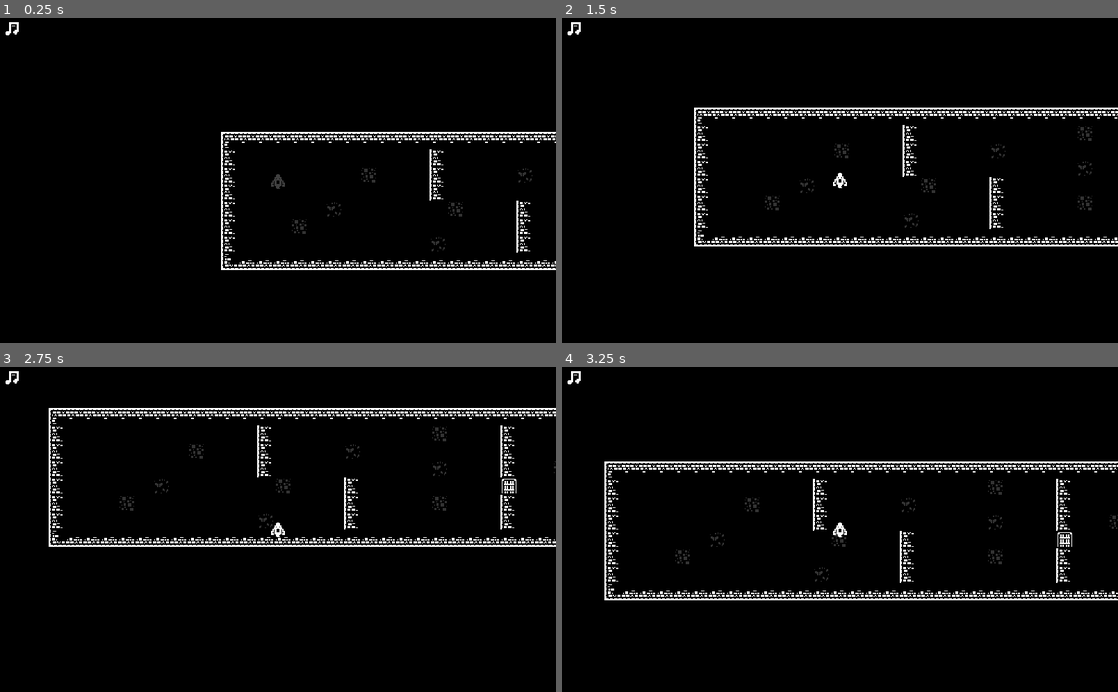
Above: before the commit, frames 1-4 (two rows, left to right).
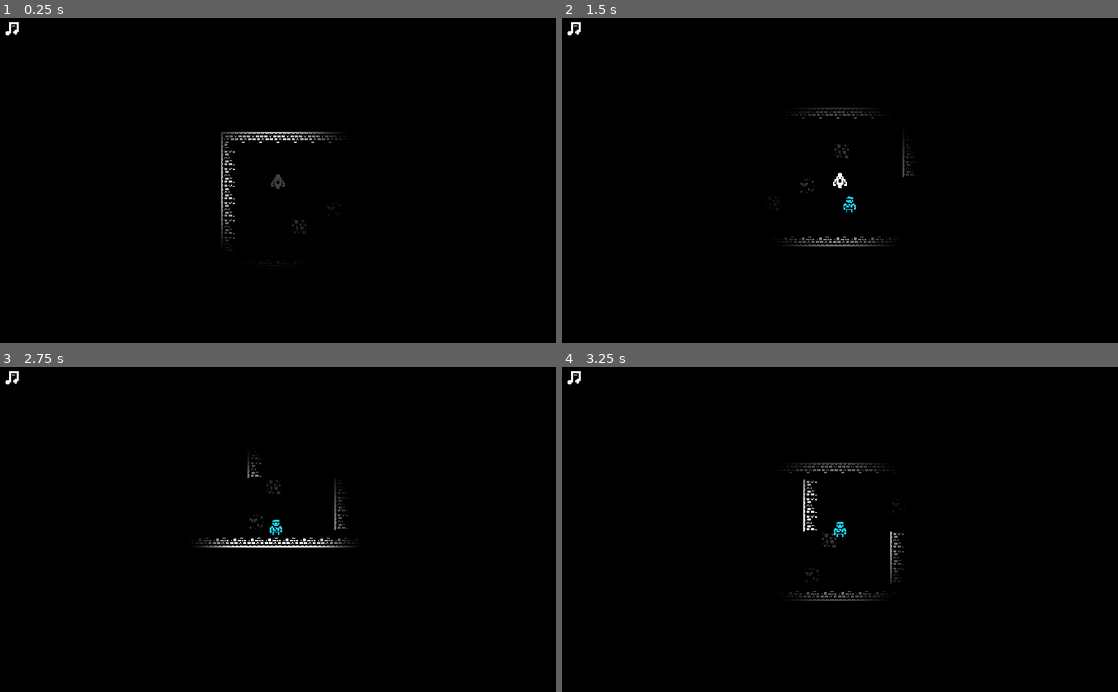
Above: after the commit, the same moments.

Repository: skarnl/miziziz-game-jam-2020
Game: Godot game, scene res://game/game.tscn
Same seed, same stepped clock (60 frames per second), same inputs: the game is played once before the commit and once after it. Sound files missing from this copy of the repository are replaced by a short silence.
Inputs:
- Up to frame 1 (0.25 s): no input
- Up to frame 2 (1.5 s): tap Enter at 0.5 s; hold Right (ui_right) 0.53-1.28 s; hold E (possess) 0.53-1.28 s; hold Down (ui_down) from 1.28 s (still down); tap Space (attack) at 1.35 s
- Up to frame 3 (2.75 s): tap E (possess) at 1.55 s; release Down (ui_down) at 2.03 s; hold Right (ui_right) from 2.03 s (still down); hold E (possess) from 2.03 s (still down)
- Up to frame 4 (3.25 s): release Right (ui_right) at 2.78 s; release E (possess) at 2.78 s; hold Up (ui_up) from 2.78 s (still down); tap E (possess) at 2.85 s

The runs differ from the first frame. In frame 1, 2.4% of the frame differs, in the area x 39-100%, y 35-78%; in frame 2, 3.0%; in frame 3, 4.2%; in frame 4, 4.5%, in the area x 7-100%, y 29-73%.

Commit message:
Add lighting

Diff:
--- /dev/null
+++ b/entities/world/blood_light.tscn
@@ -0,0 +1,8 @@
+[gd_scene load_steps=2 format=2]
+
+[ext_resource path="res://entities/world/light.tscn" type="PackedScene" id=1]
+
+[node name="Light" instance=ExtResource( 1 )]
+scale = Vector2( 0.177711, 0.177711 )
+color = Color( 0.964706, 0.0196078, 0.0196078, 1 )
+energy = 1.5
--- /dev/null
+++ b/entities/world/enemy_light.tscn
@@ -0,0 +1,8 @@
+[gd_scene load_steps=2 format=2]
+
+[ext_resource path="res://entities/world/light.tscn" type="PackedScene" id=1]
+
+[node name="Light" instance=ExtResource( 1 )]
+scale = Vector2( 0.372859, 0.372859 )
+color = Color( 0.0509804, 0.945098, 0.945098, 1 )
+energy = 1.2
--- /dev/null
+++ b/entities/world/light.gd
@@ -0,0 +1,12 @@
+extends Light2D
+
+var target
+
+func set_target(_target):
+	target = _target
+
+func _process(delta):
+	if !target:
+		return
+
+	position = target.position
--- /dev/null
+++ b/entities/world/light.tscn
@@ -0,0 +1,11 @@
+[gd_scene load_steps=3 format=2]
+
+[ext_resource path="res://entities/world/light.gd" type="Script" id=1]
+[ext_resource path="res://assets/images/spot.png" type="Texture" id=2]
+
+[node name="Light" type="Light2D"]
+position = Vector2( -614.078, 113.933 )
+scale = Vector2( 0.319485, 0.319485 )
+texture = ExtResource( 2 )
+texture_scale = 6.03
+script = ExtResource( 1 )
--- a/game/game.gd
+++ b/game/game.gd
@@ -4,7 +4,7 @@
 
 var explosionScene = preload('res://entities/world/explosion.tscn')
 
-enum { GHOST, POSSESSED, AIMING }
+enum { GHOST, POSSESSED }
 var current_state = GHOST
 
 var possessedEnemy
@@ -24,11 +24,7 @@
 				handle_state_change(new_state)
 
 		POSSESSED:
-			if new_state in [AIMING, GHOST]:
-				handle_state_change(new_state)
-
-		AIMING:
-			if new_state == GHOST:
+			if new_state in [GHOST]:
 				handle_state_change(new_state)
 
 
@@ -41,8 +37,6 @@
 		set_process(false)
 		ghost.possess_end()
 
-#		yield(get_tree().create_timer(0.3), 'timeout')
-
 		possessedEnemy.explode()
 
 	start_possessing(enemy)
@@ -52,6 +46,10 @@
 	var explosion = explosionScene.instance()
 	explosion.position = enemy.position
 	$explosions_instances.add_child(explosion)
+
+	$Lights.removeLightForEnemy(enemy)
+
+	$Lights.addLight(explosion, 'blood')
 
 func _on_Player_hit():
 	game_over()
@@ -74,7 +72,7 @@
 	yield(get_tree().create_timer(0.3), 'timeout')
 
 	possessedEnemy = enemy
-	enemy.possessed = true
+	enemy.start_possessing()
 	change_state_to(POSSESSED)
 	set_process(true)
 
@@ -83,12 +81,16 @@
 	set_process(false)
 	change_state_to(GHOST)
 
-	possessedEnemy.possessed = false
+	possessedEnemy.stop_possessing()
+
+	$Lights.addLight(possessedEnemy, 'enemy')
+
 	ghost.position = possessedEnemy.position
 	possessedEnemy = null
 	ghost.possess_end()
 
 
 
+
 func game_over():
 	Game.game_over()
--- a/game/game.tscn
+++ b/game/game.tscn
@@ -6,9 +6,13 @@
 [ext_resource path="res://entities/enemies/human/human.tscn" type="PackedScene" id=4]
 [ext_resource path="res://walls.tres" type="TileSet" id=5]
 [ext_resource path="res://doors.tres" type="TileSet" id=6]
+[ext_resource path="res://game/lights.gd" type="Script" id=9]
 
 [node name="Game" type="Node2D"]
 script = ExtResource( 2 )
+
+[node name="CanvasModulate" type="CanvasModulate" parent="."]
+color = Color( 0, 0, 0, 1 )
 
 [node name="HUD" parent="." instance=ExtResource( 3 )]
 
@@ -20,7 +24,7 @@
 collision_layer = 4
 collision_mask = 31
 format = 1
-tile_data = PoolIntArray( 196613, 3, 1, 196625, 1610612739,  …(124 unchanged characters)… 73741821, 1, 524268, 536870915, 0, 524275, 536870915, 1, 524279, 536870915, 1, 458774, 3, 1, 458781, 3, 1, 589788, 536870915, 0, 589795, 536870915, 1, 589816, 536870915, 0, 524288, 536870915, 0, 524289, 536870915, 0, 524306, -1610612733, 1, 655322, 536870915, 1, 655340, 536870915, 1, 655348, 536870915, 0, 720866, 536870915, 0, 720893, 536870915, 0, 720894, 536870915, 0, 786437, 1610612739, 1, 917518, -1073741821, 1, 917525, 3, 1 )
+tile_data = PoolIntArray( 196613, 3, 1, 196625, 1610612739,  …(124 unchanged characters)… 73741821, 1, 524268, 536870915, 0, 524279, 536870915, 1, 458774, 3, 1, 458781, 3, 1, 589788, 536870915, 0, 589795, 536870915, 1, 589816, 536870915, 0, 524288, 536870915, 0, 524289, 536870915, 0, 524306, -1610612733, 1, 655322, 536870915, 1, 655340, 536870915, 1, 655348, 536870915, 0, 720866, 536870915, 0, 720893, 536870915, 0, 720894, 536870915, 0, 786437, 1610612739, 1, 851968, 536870915, 1, 983037, 536870915, 0, 917518, -1073741821, 1, 917525, 3, 1, 983041, 536870915, 1, 1114110, 536870915, 3, 1114112, 536870915, 1 )
 
 [node name="props" type="TileMap" parent="."]
 modulate = Color( 1, 0.0470588, 0, 1 )
@@ -81,7 +85,17 @@
 
 [node name="Human" parent="." instance=ExtResource( 4 )]
 modulate = Color( 0.113725, 0.827451, 0.921569, 1 )
-position = Vector2( -14.3386, 252.968 )
+position = Vector2( -38.6414, 233.602 )
+rotation = 0.0021113
+
+[node name="Human3" parent="." instance=ExtResource( 4 )]
+modulate = Color( 0.113725, 0.827451, 0.921569, 1 )
+position = Vector2( -528.495, 156.137 )
+rotation = 0.0021113
+
+[node name="Human2" parent="." instance=ExtResource( 4 )]
+modulate = Color( 0.113725, 0.827451, 0.921569, 1 )
+position = Vector2( 44.5197, 97.6579 )
 rotation = 0.0021113
 
 [node name="Label" type="Label" parent="."]
@@ -95,3 +109,6 @@
 __meta__ = {
 "_edit_use_anchors_": false
 }
+
+[node name="Lights" type="Node2D" parent="."]
+script = ExtResource( 9 )
--- /dev/null
+++ b/game/lights.gd
@@ -0,0 +1,29 @@
+extends Node2D
+
+var lightPrefab = preload('res://entities/world/light.tscn')
+var enemyLightPrefab = preload('res://entities/world/enemy_light.tscn')
+var bloodLightPrefab = preload('res://entities/world/blood_light.tscn')
+
+func _ready():
+	# find player and attach normal light
+	var ghosts = get_tree().get_nodes_in_group('player')
+	var ghost = ghosts.front()
+	_addLightToTarget(ghost, lightPrefab)
+
+func _addLightToTarget(target, prefab):
+	var light = prefab.instance()
+	light.set_target(target)
+	add_child(light)
+
+func addLight(entity, type):
+	match type:
+		'enemy':
+			_addLightToTarget(entity, enemyLightPrefab)
+		'blood':
+			_addLightToTarget(entity, bloodLightPrefab)
+
+func removeLightForEnemy(enemy):
+	for child in get_children():
+		if child.target.name == enemy.name:
+			child.queue_free()
+			break
Binary file added: assets/images/spot.png
Not shown, added: assets/images/spot.png.import
Not shown: 1 places in game/game.tscn that only renumber resources
